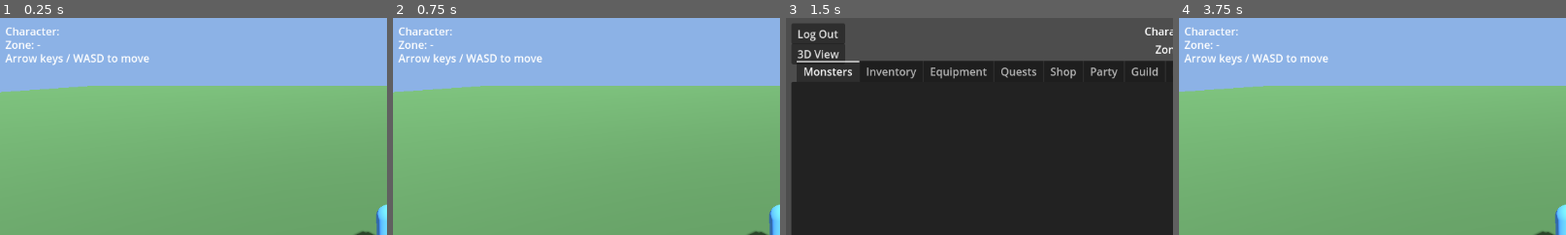
Above: before the commit, frames 1-4 (left to right).
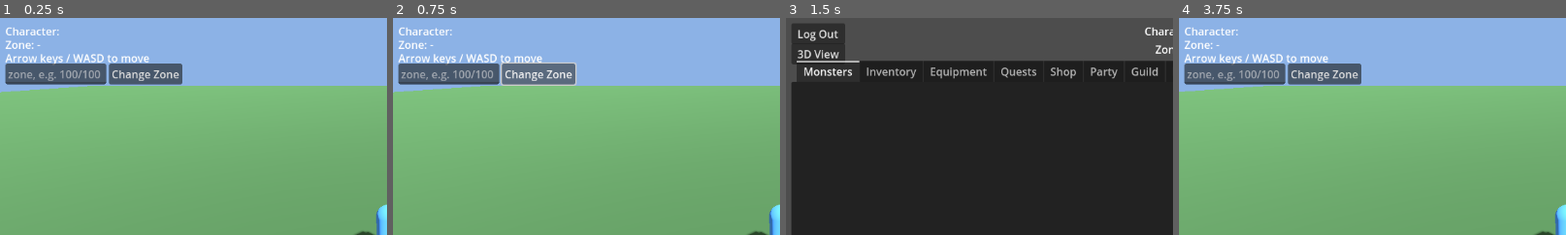
Above: after the commit, the same moments.

Repository: TheOpenSRO/OpenSRO
Game: Godot game, scene res://scenes/World3D.tscn
Same seed, same stepped clock (60 frames per second), same inputs: the game is played once before the commit and once after it. This scene is started directly instead of the project's main scene.
Inputs (mouse positions are % of the whole screen's width and height, from its top left):
- Up to frame 1 (0.25 s): no input
- Up to frame 2 (0.75 s): click (19, 13) at 0.5 s, where only the run after the commit has a clickable "Change Zone"
- Up to frame 3 (1.5 s): click "Back to 2D View" at 1.25 s
- Up to frame 4 (3.75 s): click (48, 96) at 2.02 s; type "Alex" at 2.1 s; click "3D View" at 2.75 s; tap Enter at 3.5 s; hold Right (ui_right) from 3.53 s (still down)
The pictures show only the part of the screen within x 0-50%, y 0-50%; the shares and areas given below are measured in that part.

The runs differ from the first frame. In frame 1, 4.4% of the frame differs, in the area x 1-48%, y 20-31%; in frame 2, 4.7%, in the area x 1-48%, y 20-32%; in frame 3, nothing differs; in frame 4, 4.4%.

Commit message:
Wire World3D.gd to reload real terrain/objects on zone change
Closes the gap left by the previous OpChangeZone commit: the scene
now reacts to NetClient.change_zone_result by resolving a zone label
shaped like this project's real Map.pk2 region naming ("100/100")
into that region's real internal paths (_zone_paths) and tearing
down/reloading the RealTerrain/RealMapObjects nodes for it. A zone
not shaped that way (e.g. the default "jangan" spawn) clears back to
the placeholder ground rather than guessing a path. Added a small
dev UI (ZoneInput/ChangeZoneButton) to trigger and watch it.

Co-Authored-By: Claude Sonnet 5 <noreply@anthropic.com>
Claude-Session: https://claude.ai/code/session_01NNCkRGXaS9HMLcwtdbYUhQ

Diff:
--- a/client/scenes/World3D.tscn
+++ b/client/scenes/World3D.tscn
@@ -115,4 +115,21 @@
 mouse_filter = 0
 text = "Back to 2D View"
 
+[node name="ZoneInput" type="LineEdit" parent="UI/Control"]
+layout_mode = 0
+offset_left = 8.0
+offset_top = 68.0
+offset_right = 158.0
+offset_bottom = 92.0
+placeholder_text = "zone, e.g. 100/100"
+
+[node name="ChangeZoneButton" type="Button" parent="UI/Control"]
+layout_mode = 0
+offset_left = 162.0
+offset_top = 68.0
+offset_right = 260.0
+offset_bottom = 92.0
+text = "Change Zone"
+
 [connection signal="pressed" from="UI/Control/BackButton" to="." method="_on_back_to_2d_pressed"]
+[connection signal="pressed" from="UI/Control/ChangeZoneButton" to="." method="_on_change_zone_pressed"]
--- a/client/scripts/World3D.gd
+++ b/client/scripts/World3D.gd
@@ -95,17 +95,21 @@
 ## -- this scene works fine with none of them set, same as always.
 ##
 ## The server now has a real multi-zone concept: OpChangeZone/
-## OpChangeZoneResult (NetClient.change_zone/change_zone_result, see
-## docs/PROGRESS.md) let a character warp between zone labels, and
-## NetClient.current_zone tracks which one they're actually in server-side.
-## This scene doesn't react to that yet -- SRREVAMP_MAPM_PATH/
-## SRREVAMP_MAPO_PATH above are still a one-time, env-var-driven load at
-## scene startup, not re-resolved when current_zone changes. Wiring a zone
-## change to actually tear down and reload this scene's terrain/objects for
-## the new real region (by turning a zone label like "100/100" into
-## "Map\\100\\100.m"/"Map\\100\\100.o" and re-running
-## _try_load_real_terrain()/_try_load_real_map_objects()) is real, honestly
-## unfinished follow-up work, not attempted here.
+## OpChangeZoneResult (NetClient.change_zone/change_zone_result) let a
+## character warp between zone labels. This scene reacts to a successful
+## change (_on_change_zone_result): it tears down whatever real
+## terrain/map-object nodes are currently loaded ("RealTerrain"/
+## "RealMapObjects") and reloads them for the new zone, via _zone_paths --
+## a zone label shaped like this project's real Map.pk2 region naming
+## ("<x>/<y>", e.g. "100/100") resolves to that region's real internal
+## paths ("100\\100.m", "100\\100.o", "minimap\\100x100.ddj"), the same
+## convention SRREVAMP_MAPM_PATH/SRREVAMP_MAPO_PATH's doc comments above
+## already describe. A zone not shaped that way (e.g. the default spawn
+## zone, "jangan") just clears back to the placeholder ground with nothing
+## loaded -- honest "nothing to load", not a guessed path. The *initial*
+## load in _ready() still reads the raw env vars directly rather than going
+## through a zone label, since the very first EnterWorldResult doesn't
+## necessarily carry a region-shaped zone (again, "jangan" by default).
 
 const MOVE_SPEED := 6.0
 const GRAVITY := 20.0
@@ -212,6 +216,7 @@
 @onready var other_entities: Node3D = $OtherEntities
 @onready var zone_label: Label = $UI/Control/ZoneLabel
 @onready var character_label: Label = $UI/Control/CharacterLabel
+@onready var zone_input: LineEdit = $UI/Control/ZoneInput
 
 var _other_bodies := {} # character_id -> Node3D
 var _last_sent_pos := Vector3.ZERO
@@ -262,6 +267,7 @@
 	NetClient.entity_entered.connect(_on_entity_entered)
 	NetClient.entity_moved.connect(_on_entity_moved)
 	NetClient.entity_left.connect(_on_entity_left)
+	NetClient.change_zone_result.connect(_on_change_zone_result)
 
 	_try_load_real_scenery()
 	_try_load_real_decoration_skeleton()
@@ -388,8 +394,12 @@
 ## game than the flat/procedural fallback color this function returns null
 ## for -- but it's a real top-down painted image, not sampled per-tile 3D
 ## terrain texture data.
-func _load_real_terrain_texture() -> Texture2D:
-	var tex_path := OS.get_environment("SRREVAMP_MAPM_TEXTURE_PATH")
+## path_override lets a zone reload (see _reload_zone_assets) pass a
+## specific real path instead of reading SRREVAMP_MAPM_TEXTURE_PATH -- empty
+## string (the default) means "use the env var", same as every call site
+## before zone reloading existed.
+func _load_real_terrain_texture(path_override: String = "") -> Texture2D:
+	var tex_path := path_override if path_override != "" else OS.get_environment("SRREVAMP_MAPM_TEXTURE_PATH")
 	if tex_path == "":
 		return null
 
@@ -406,14 +416,72 @@
 
 	return DdjReader.to_texture(parsed)
 
+## Splits a zone label shaped like this project's real Map.pk2 region
+## naming (an (x, y) folder/filename pair -- see docs/protocol/
+## MAPM_FORMAT.md/MAPO_FORMAT.md, e.g. "100/100", "102/101") into the real
+## internal paths those regions live at. Returns {} for anything not shaped
+## "<x>/<y>" with both parts non-empty -- e.g. the default spawn zone
+## ("jangan") isn't a real region coordinate, so this deliberately doesn't
+## guess a path for it.
+static func _zone_paths(zone: String) -> Dictionary:
+	var parts := zone.split("/")
+	if parts.size() != 2 or parts[0] == "" or parts[1] == "":
+		return {}
+	var x := parts[0]
+	var y := parts[1]
+	return {
+		"m": "%s\\%s.m" % [x, y],
+		"o": "%s\\%s.o" % [x, y],
+		"minimap": "minimap\\%sx%s.ddj" % [x, y],
+	}
+
+## Tears down whatever real terrain/map-object nodes are currently loaded
+## and reloads them for zone, resolving real per-zone paths via _zone_paths
+## instead of the fixed SRREVAMP_MAPM_PATH/SRREVAMP_MAPO_PATH env vars this
+## scene's initial _ready() load still uses. If zone isn't shaped like a
+## real region coordinate (see _zone_paths), this just clears back to the
+## placeholder ground with no objects -- same honest "nothing to load"
+## behavior as an unset env var, not a guess.
+func _reload_zone_assets(zone: String) -> void:
+	var old_terrain := get_node_or_null("RealTerrain")
+	if old_terrain != null:
+		old_terrain.queue_free()
+	var old_objects := get_node_or_null("RealMapObjects")
+	if old_objects != null:
+		old_objects.queue_free()
+	ground_mesh.visible = true
+	ground_collision.disabled = false
+
+	var paths := _zone_paths(zone)
+	if paths.is_empty():
+		print("World3D: zone %s isn't shaped like a real region (x/y) -- no per-zone assets to load" % zone)
+		return
+
+	_try_load_real_terrain(paths["m"], paths["minimap"])
+	_try_load_real_map_objects(paths["o"])
+
+## Reacts to a successful real zone change (see NetClient.change_zone/
+## OpChangeZoneResult): updates the zone label and reloads this scene's
+## terrain/map objects for the new real zone. A failed zone change (bad
+## request, already in that zone, ...) is left to whatever UI triggered it
+## to report -- this scene doesn't render its own error text for that.
+func _on_change_zone_result(result: WorldNet.ChangeZoneResult) -> void:
+	if not result.ok:
+		return
+	zone_label.text = "Zone: %s" % result.zone
+	_reload_zone_assets(result.zone)
+
 ## Loads real terrain from a real Map.pk2 region .m file via MapmReader +
 ## MapmTerrainBuilder, replacing both the placeholder ground's visual mesh
 ## and its collision shape (see this file's top comment) -- if
 ## SRREVAMP_MAPM_PATH is set. Accepts either a loose file path or a path
 ## inside SRREVAMP_MAP_PK2_PATH (see AssetSource). Skips gracefully
-## otherwise.
-func _try_load_real_terrain() -> void:
-	var mapm_path := OS.get_environment("SRREVAMP_MAPM_PATH")
+## otherwise. path_override/texture_override let _reload_zone_assets pass
+## real per-zone paths it resolved itself instead of reading the env vars --
+## empty (the default) preserves the original env-var-only behavior for
+## _ready()'s own call.
+func _try_load_real_terrain(path_override: String = "", texture_override: String = "") -> void:
+	var mapm_path := path_override if path_override != "" else OS.get_environment("SRREVAMP_MAPM_PATH")
 	if mapm_path == "":
 		print("World3D: SRREVAMP_MAPM_PATH not set -- ground stays a placeholder")
 		return
@@ -435,9 +503,10 @@
 		return
 
 	var terrain := MeshInstance3D.new()
+	terrain.name = "RealTerrain"
 	terrain.mesh = terrain_mesh
 	var mat := StandardMaterial3D.new()
-	var real_texture := _load_real_terrain_texture()
+	var real_texture := _load_real_terrain_texture(texture_override)
 	var aabb := terrain_mesh.get_aabb()
 	var row_count_estimate := aabb.size.z / MapmTerrainBuilder.TILE_SIZE + 1
 	if real_texture != null:
@@ -718,9 +787,12 @@
 ## either env var is unset, or if a specific placement's type ID isn't in
 ## the index (real, expected -- not every real object type is necessarily
 ## resolvable, and this project doesn't try to hide that by falling back
-## to a placeholder marker here).
-func _try_load_real_map_objects() -> void:
-	var mapo_path := OS.get_environment("SRREVAMP_MAPO_PATH")
+## to a placeholder marker here). path_override lets _reload_zone_assets
+## pass a real per-zone path it resolved itself instead of reading
+## SRREVAMP_MAPO_PATH -- empty (the default) preserves the original
+## env-var-only behavior for _ready()'s own call.
+func _try_load_real_map_objects(path_override: String = "") -> void:
+	var mapo_path := path_override if path_override != "" else OS.get_environment("SRREVAMP_MAPO_PATH")
 	if mapo_path == "":
 		print("World3D: SRREVAMP_MAPO_PATH not set -- no real map objects loaded")
 		return
@@ -904,3 +976,14 @@
 
 func _on_back_to_2d_pressed() -> void:
 	get_tree().change_scene_to_file("res://scenes/World.tscn")
+
+## Sends a real OpChangeZone for whatever's typed in zone_input.
+## _on_change_zone_result (connected in _ready()) handles the reply --
+## success updates zone_label and reloads real terrain/objects for the new
+## zone, failure is silently ignored here (no dedicated error UI for this
+## yet, same honest scope as the rest of this scene's dev-facing controls).
+func _on_change_zone_pressed() -> void:
+	var zone := zone_input.text.strip_edges()
+	if zone == "":
+		return
+	NetClient.change_zone(zone)
Not shown, changed: docs/PROGRESS.md
